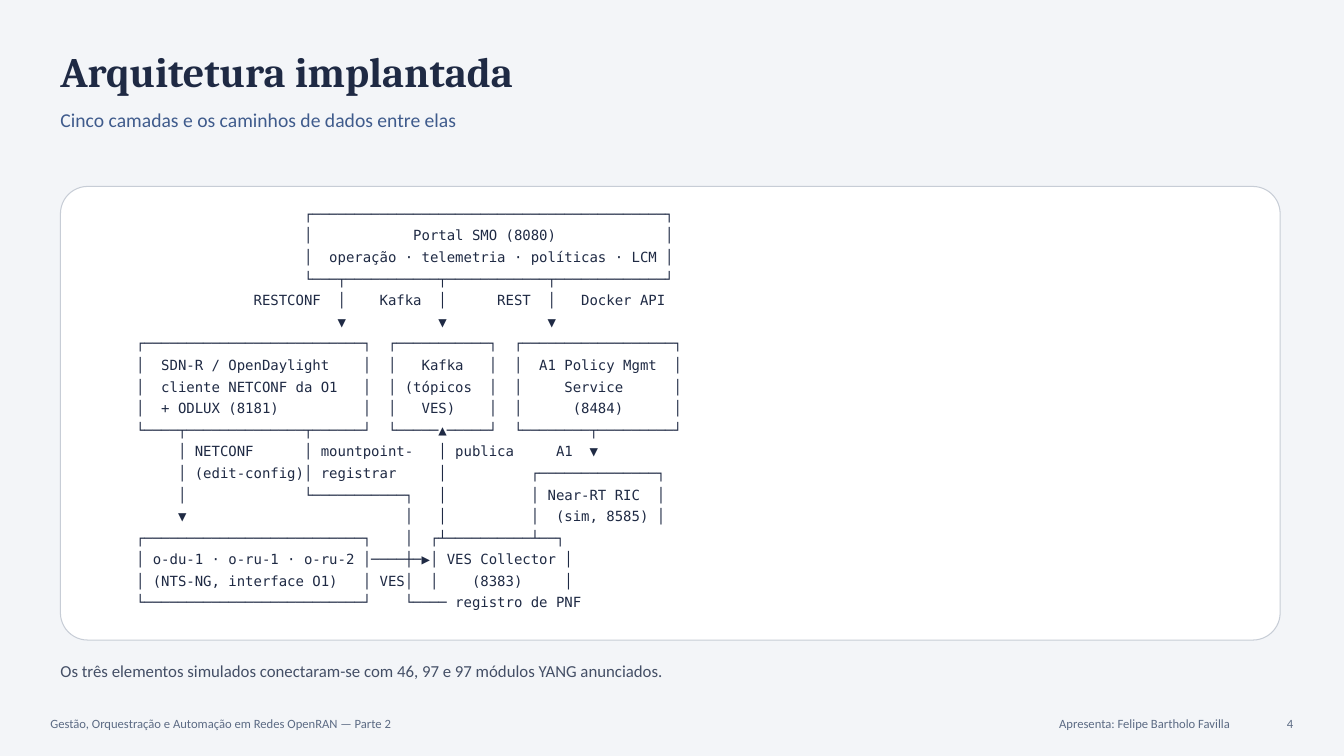
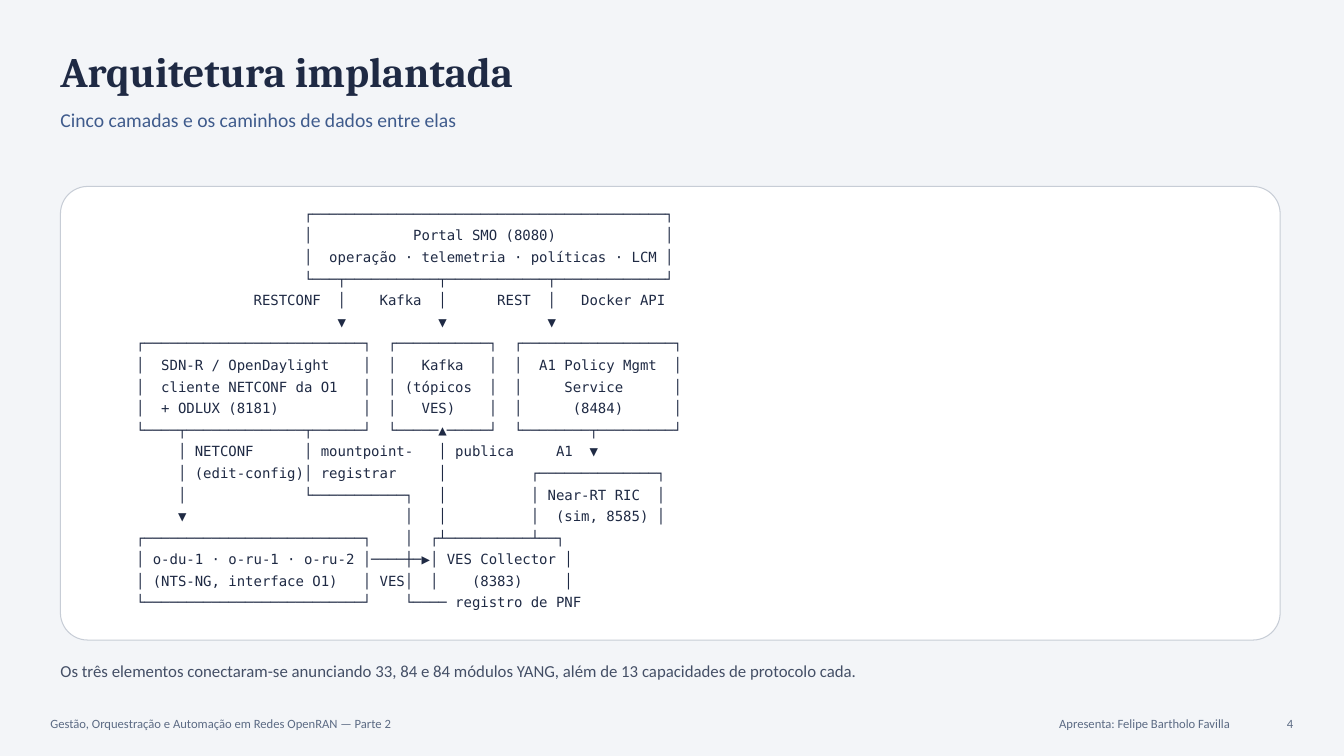
Before and after one commit to felipefavilla/smo-openran, a slide deck: slide 4 of docs/Apresentacao_Parte2_SMO_OpenRAN.pptx. Drawn at 1344x756 pixels with LibreOffice and Linux fonts; fonts in the diff are those of the drawing. Boxes give left, top, right and bottom in pixels: in the first picture for what was removed or moved away, otherwise in the second. Text is boxed around its words. In the diff, an @@ line names an element or a change of style, - is before the commit and + after.

Commit message:
Separa módulos YANG de capacidades de protocolo e torna o demo robusto a frio
A lista de capacidades anunciada por um elemento NETCONF mistura os módulos
YANG que ele suporta com as capacidades do próprio protocolo (candidate,
validate, xpath e afins). O inventário tratava tudo como módulo YANG, o que
inflava a contagem e enchia os chips com URNs de protocolo truncadas.

Agora as duas classes são separadas na leitura do controlador: os elementos
anunciam 33 (O-DU) e 84 (O-RU) módulos YANG, mais 13 capacidades de protocolo
cada — antes reportados como 46 e 97. Relatório, apresentação e scripts foram
corrigidos com os números certos.

Também ajustados após um teste de subida a frio com volumes removidos:

- demo.sh espera ativamente o Non-RT RIC sincronizar o tipo de política com o
  RIC, em vez de um sleep fixo que não bastava numa pilha recém-criada;
- mensagem final de up.sh não menciona mais o NETCONF Call Home, que esta
  implantação não usa.

```diff
--- a/docs/Apresentacao_Parte2_SMO_OpenRAN.pptx
+++ b/docs/Apresentacao_Parte2_SMO_OpenRAN.pptx
@@ text at (60,665,856,680): text changed @@
-Os três elementos simulados conectaram-se com 46, 97 e 97 módulos YANG anunciados.
+Os três elementos conectaram-se anunciando 33, 84 e 84 módulos YANG, além de 13 capacidades de protocolo cada.
```
Also in this commit, not shown: 1 other slide changed, 28 other files.
